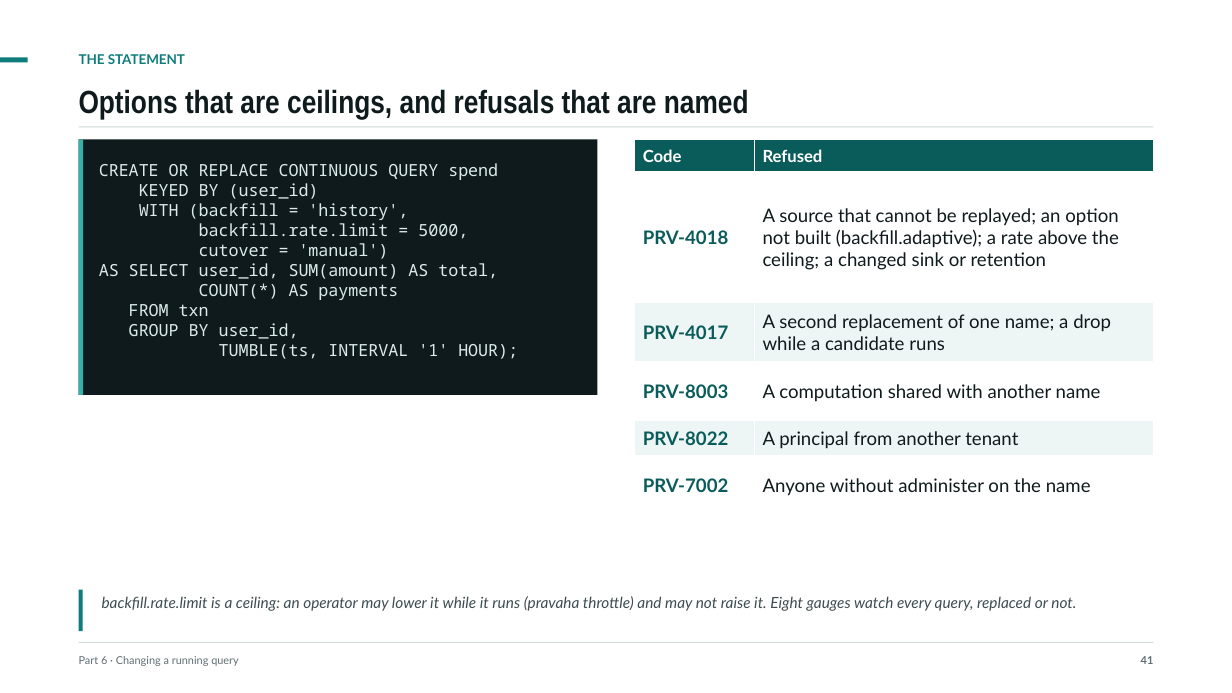
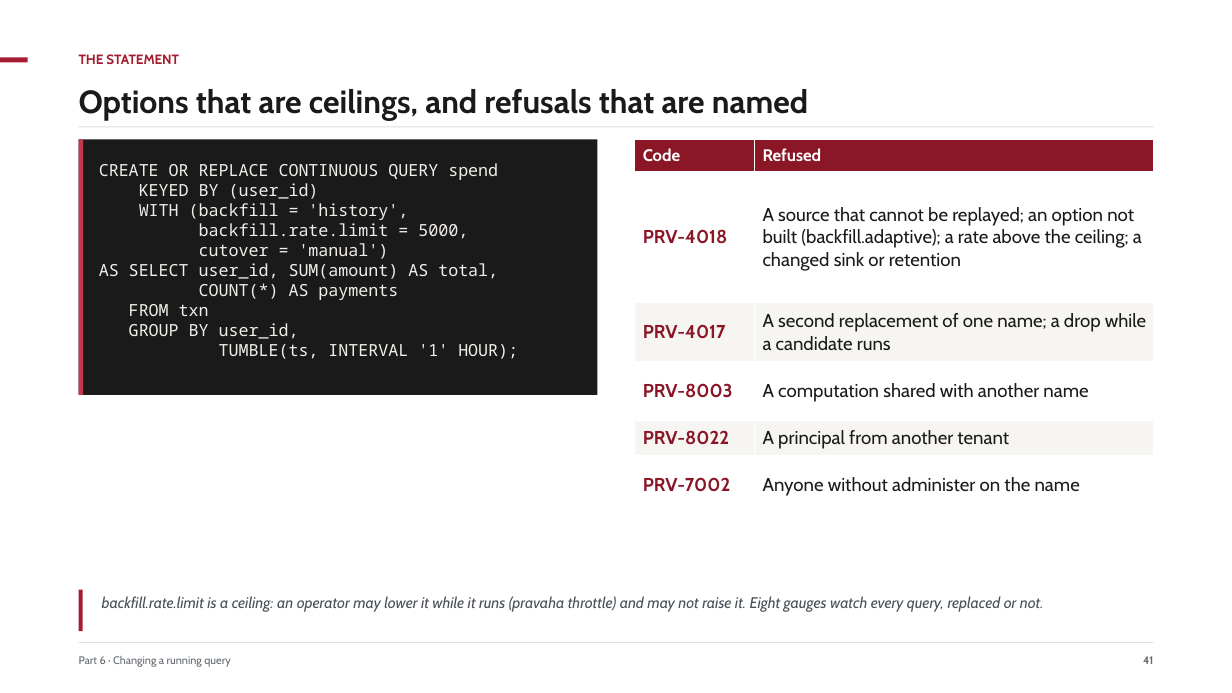
Before and after one commit to ajsinha/pravaha, a slide deck: slide 41 of docs/Pravaha-Continuous-SQL-Engine-Design-and-Evidence.pptx. Drawn at 1232x693 pixels with LibreOffice and Linux fonts; fonts in the diff are those of the drawing. Boxes give left, top, right and bottom in pixels: in the first picture for what was removed or moved away, otherwise in the second. Text is boxed around its words. In the diff, an @@ line names an element or a change of style, - is before the commit and + after.

Commit message:
Crimson is the brand: the deck, the brand guide and the mark follow the console
The owner's choice (2026-09-28). The deck is rebuilt in the console's crimson and Source
faces (audit clean, 75 slides); brand/README.md and logo, mark and favicon SVGs move from
verdigris to crimson. ARCHITECTURE no longer calls lane sharing off by default.

```diff
--- a/docs/Pravaha-Continuous-SQL-Engine-Design-and-Evidence.pptx
+++ b/docs/Pravaha-Continuous-SQL-Engine-Design-and-Evidence.pptx
@@ rectangle at [0, 57, 28, 63]: fill #0E7C7B to #A51C30 @@
@@ text "THE STATEMENT" at [79, 54, 179, 64]: font Lato to Cabin, text colour #0E7C7B to #A51C30 @@
@@ text "Options that are ceilings, and ..." at [79, 89, 808, 121]: font Arial Narrow to Cabin, text colour #0F1A1C to #1A1A1A @@
@@ rectangle at [79, 140, 598, 396]: fill #0F1A1C to #1A1A1A @@
@@ rectangle at [79, 140, 83, 396]: fill #37B0A8 to #C4384B @@
@@ table at [635, 140, 1154, 516] @@
@@ fill #0A5C5B to #8A1626 in row 1 @@
@@ fill #EEF6F5 to #F7F5F2 in 4 cells @@
@@ font Lato to Cabin @@
@@ text colour #0A5C5B to #8A1626 in "PRV-4018", "PRV-4017", "PRV-8003", "PRV-8022" and 1 more places @@
@@ text colour #0F1A1C to #1A1A1A in "A source that cannot be replayed; an ...", "A second replacement of one name; a ...", "A computation shared with another name", "A principal from another tenant" and 1 more places @@
@@ text "CREATE OR REPLACE CONTINUOUS QUERY ..." at [99, 163, 518, 359]: text colour #DCEBEA to #F1EEE9 @@
@@ rectangle at [79, 590, 82, 631]: fill #0E7C7B to #A51C30 @@
@@ text "backfill.rate.limit is a ceiling: an ..." at [102, 596, 1044, 612]: font Lato to Cabin, text colour #3E4D50 to #4A5058 @@
@@ text "Part 6 · Changing a ..." at [79, 656, 230, 666]: font Lato to Cabin, text colour #5F6E71 to #61666E @@
@@ rectangle at [79, 642, 1153, 643]: fill #CFDADA to #E3DED7 @@
@@ text "41" at [1143, 656, 1153, 664]: font Lato to Cabin, text colour #5F6E71 to #61666E @@
```
Also in this commit, not shown: 74 other slides changed, 10 other files.
